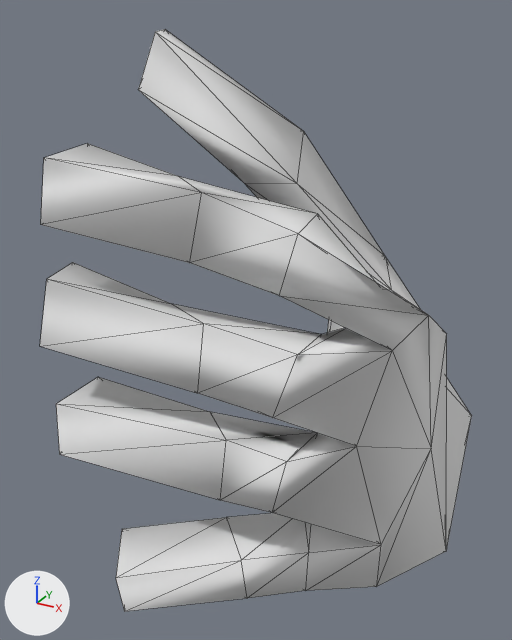
An edit to the OBJ model src/main/resources/Assets/ClarinetLeftHand15.obj, drawn before and after from the same camera.
Camera for both pictures: a camera (50 mm lens) standing at (3.5, -4.65, -6.66) and looking at (0.48, 0.84, -9.41). Lighting does not change. The marker at lower left points along +X, +Y and +Z. Mesh edges are drawn as thin lines. Where no turn or scale is listed for an object, it has been applied to the vertices.

The scene before the commit, as lines of its bpy script (objects in view):
```python
me_clarinetlefthand15_recorderhandleft0_019 = bpy.data.meshes.new('ClarinetLeftHand15_RecorderHandLeft0.019')
me_clarinetlefthand15_recorderhandleft0_019.from_pydata(...)  # 89 vertices, 174 faces; spans x -0.63..2.39, y -1.45..3.41, z -12.32..-6.83
me_clarinetlefthand15_recorderhandleft0_019.materials.append(mat_default_obj_027)  # white #e7e7e7
ob_clarinetlefthand15_recorderhandleft0_019 = bpy.data.objects.new('ClarinetLeftHand15_RecorderHandLeft0.019', me_clarinetlefthand15_recorderhandleft0_019)
ob_clarinetlefthand15_recorderhandleft0_019.location = (0.0, 0.0, 0.0)
```
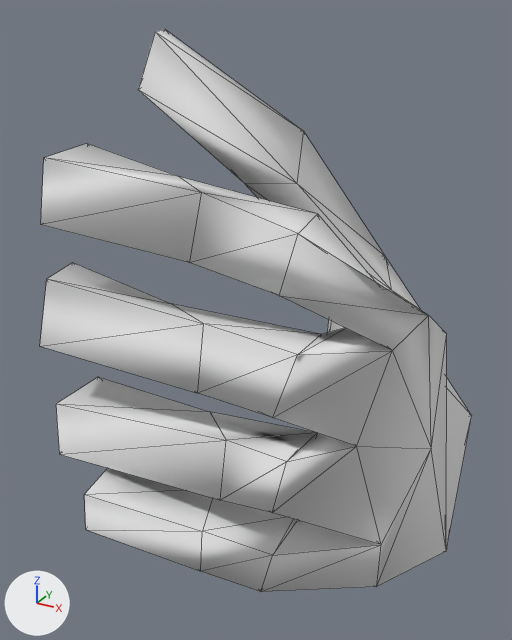
The change, as a diff of the scene's bpy script:
```diff
--- a/src/main/resources/Assets/ClarinetLeftHand15.obj.py
+++ b/src/main/resources/Assets/ClarinetLeftHand15.obj.py
@@ me_clarinetlefthand15_recorderhandleft0_019 @@
 me_clarinetlefthand15_recorderhandleft0_019.from_pydata(...)  # 89 vertices, 174 faces; spans x -0.63..2.39, y -1.45..3.41, z -12.32..-6.83
 # used by ob_clarinetlefthand15_recorderhandleft0_019; location = (0.0, 0.0, 0.0)
+# me_clarinetlefthand15_recorderhandleft0_019 part 1: all 12 vertices in x 0.21..1.64, y -1.45..0.13, z -11.26..-10.67 are multiplied about their middle by the matrix ((0.904, 0.384, 0.187), (-0.401, 0.914, 0.063), (-0.147, -0.132, 0.98)), then moved by (-0.25, -0.02, 0.3)
 me_clarinetlefthand15_recorderhandleft0_019.materials.append(mat_default_obj_027)
```

Where the change shows, as pixel boxes (x1, y1, x2, y2) in the pictures (512 x 640 px; the box of a moved part takes in the faces that stretch with it):
'ClarinetLeftHand15_RecorderHandLeft0.019', reshaped
    before: (40, 29, 472, 611)
    after: (40, 29, 472, 592)
part 1 of me_clarinetlefthand15_recorderhandleft0_019, moved or reshaped
    before: (116, 513, 381, 611)
    after: (84, 468, 381, 592)
